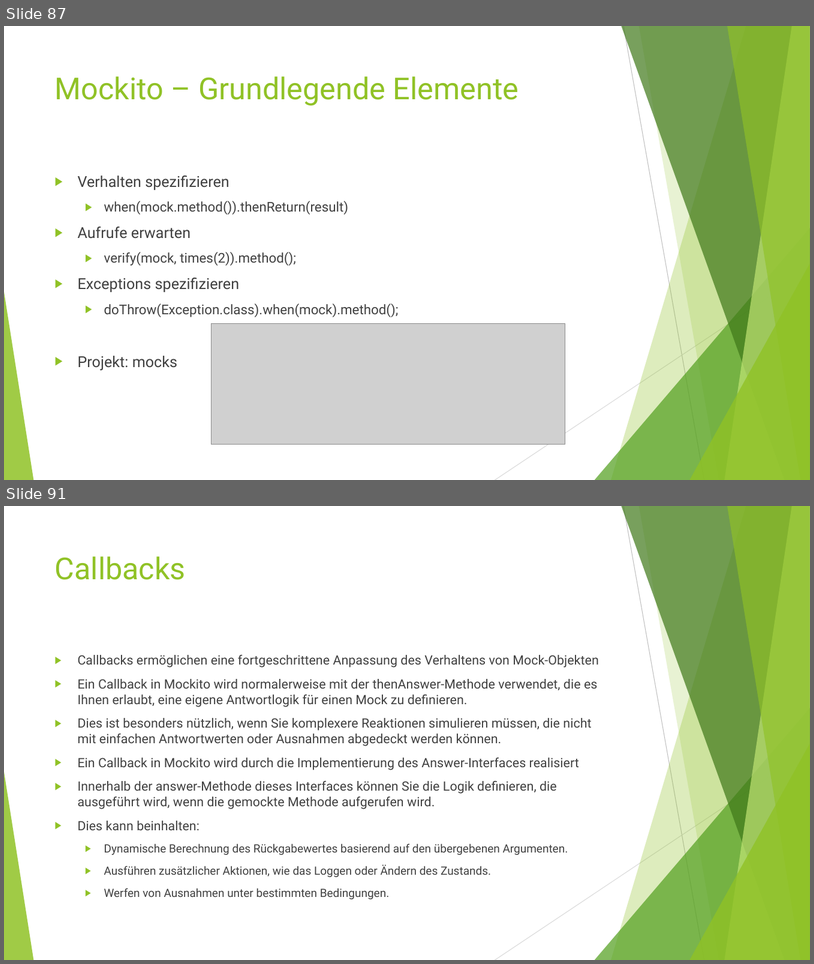
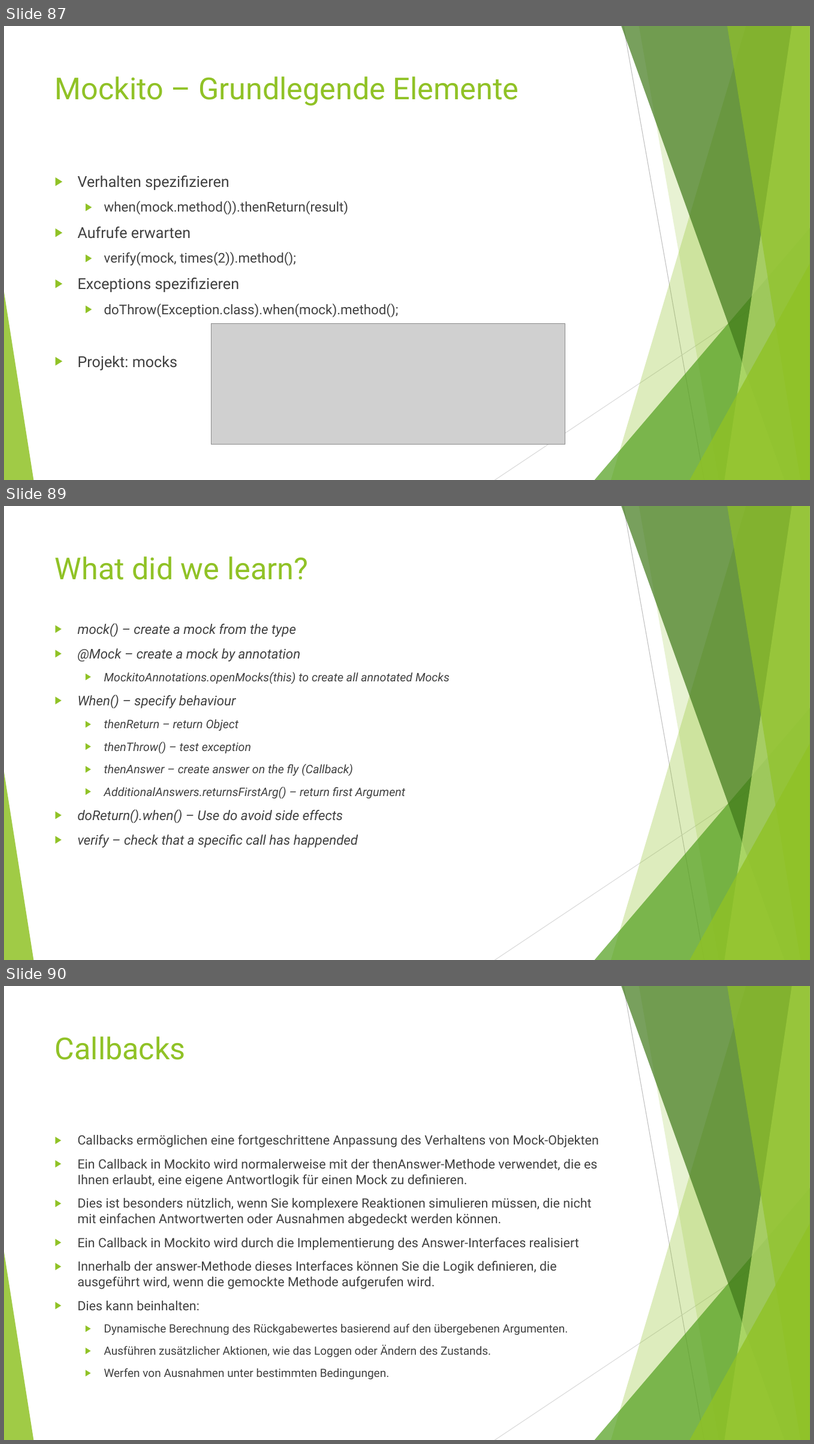
Before and after one commit to MichaelZett/20231123_junit, a slide deck: JUnit_intensiv.pptx. Shown one above the other, each under a label of ours: slides 87 and 91 before the commit, slides 87, 89 and 90 after it; the slides between them are not shown. The pictures are 814x964 and 814x1444 pixels, drawn with LibreOffice and Linux fonts; fonts in the diff are those of the drawing; grey boxes stand for pictures. Boxes give left, top, right and bottom in pixels: in the first picture for what was removed or moved away, otherwise in the second. Text is boxed around its words. In the diff, an @@ line names an element or a change of style, - is before the commit and + after.

```diff
--- a/JUnit_intensiv.pptx
+++ b/JUnit_intensiv.pptx
@@ slide 89 added at (x1=4, y1=506, x2=810, y2=960), background #FFFFFF; not listed: 10 template elements that a slide beside it also shows @@
@@ title added at (x1=55, y1=556, x2=308, y2=580), 36 pt, text #90C226 @@
+What did we learn?
@@ text added at (x1=78, y1=623, x2=450, y2=847), 14 pt, text #404040, italic @@
+▶ mock() – create a mock from the type
+▶ @Mock – create a mock by annotation
+  ▶ MockitoAnnotations.openMocks(this) to create all annotated Mocks
+▶ When() – specify behaviour
+  ▶ thenReturn – return Object
+  ▶ thenThrow() – test exception
+  ▶ thenAnswer – create answer on the fly (Callback)
+  ▶ AdditionalAnswers.returnsFirstArg() – return first Argument
+▶ doReturn().when() – Use do avoid side effects
+▶ verify – check that a specific call has happended
@@ what was slide 91 is now slide 90 @@
```
Also in this commit, not shown: 3 slides changed, 3 other slides added, 26 other files.
